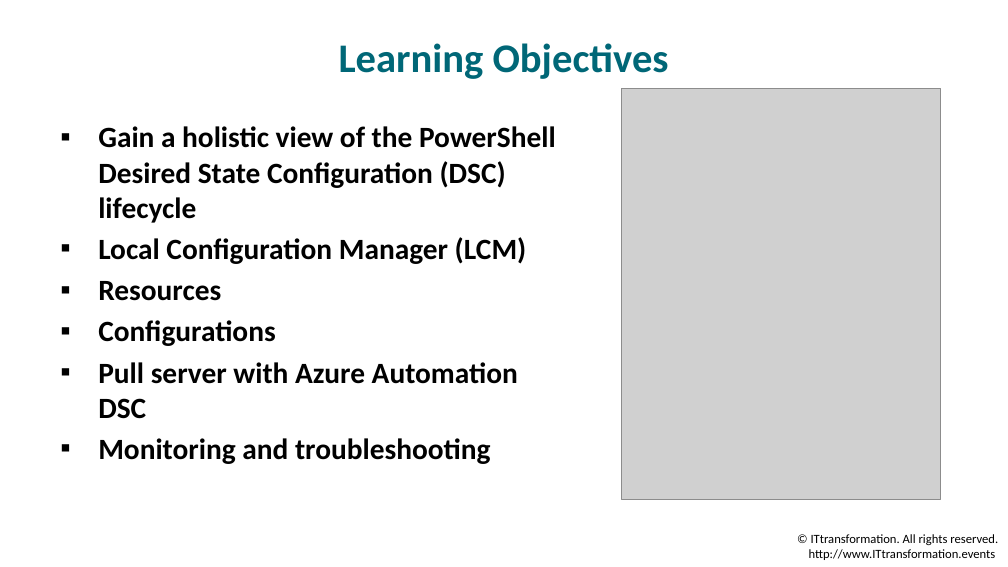
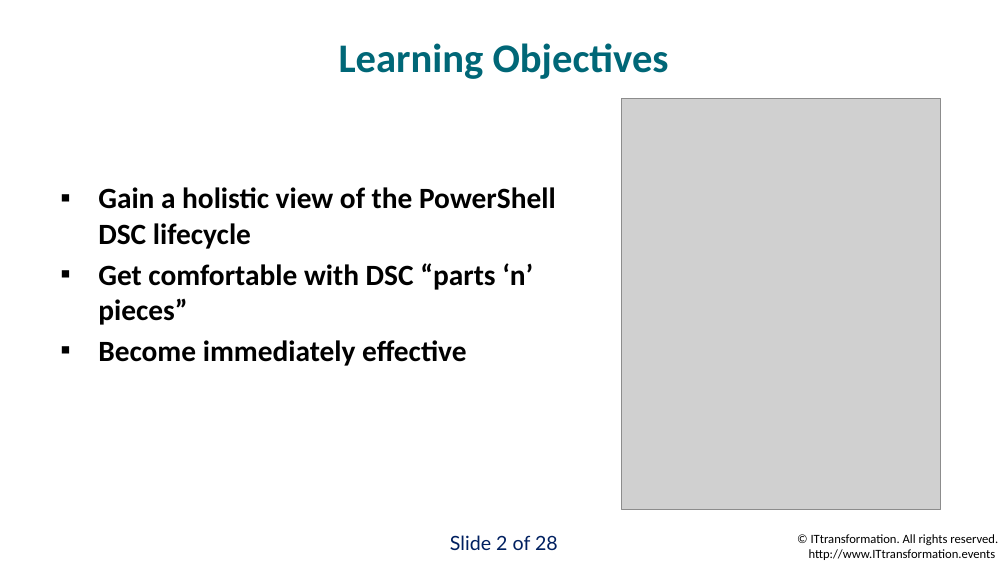
Before and after one commit to timothywarner/ittransformation2017, a slide deck: slide 2 of warner-itt-dsc.pptx. Drawn at 1008x567 pixels with LibreOffice and Linux fonts; fonts in the diff are those of the drawing; grey boxes stand for pictures; background and template pictures are left out. Boxes give left, top, right and bottom in pixels: in the first picture for what was removed or moved away, otherwise in the second. Text is boxed around its words. In the diff, an @@ line names an element or a change of style, - is before the commit and + after.

```diff
--- a/warner-itt-dsc.pptx
+++ b/warner-itt-dsc.pptx
@@ picture: place and size @@
-picture at [622, 89, 941, 500]
+picture at [622, 99, 941, 510]
@@ text at [98, 187, 556, 366]: text changed @@
-▪ Gain a holistic view of the PowerShell Desired State Configuration (DSC) lifecycle
-▪ Local Configuration Manager (LCM)
-▪ Resources
-▪ Configurations
-▪ Pull server with Azure Automation DSC
-▪ Monitoring and troubleshooting
+▪ Gain a holistic view of the PowerShell DSC lifecycle
+▪ Get comfortable with DSC “parts ‘n’ pieces”
+▪ Become immediately effective
@@ text added at [450, 535, 558, 550], 14 pt, text #002060 @@
+Slide 2 of 28
```
Also in this commit, not shown: 22 other slides changed, 5 slides added, 6 other files.
